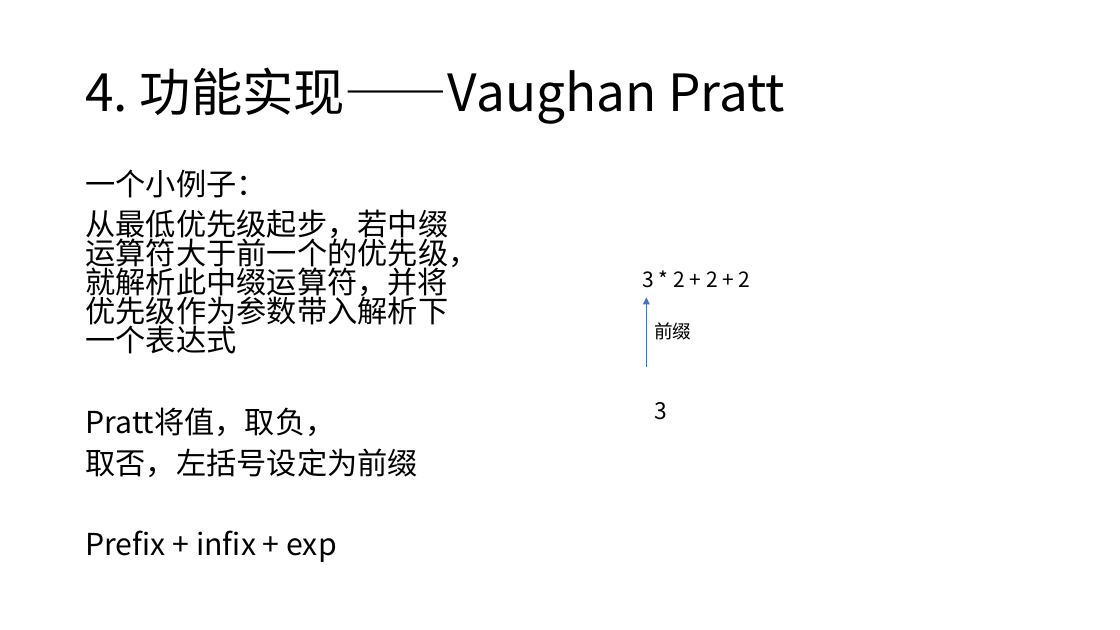
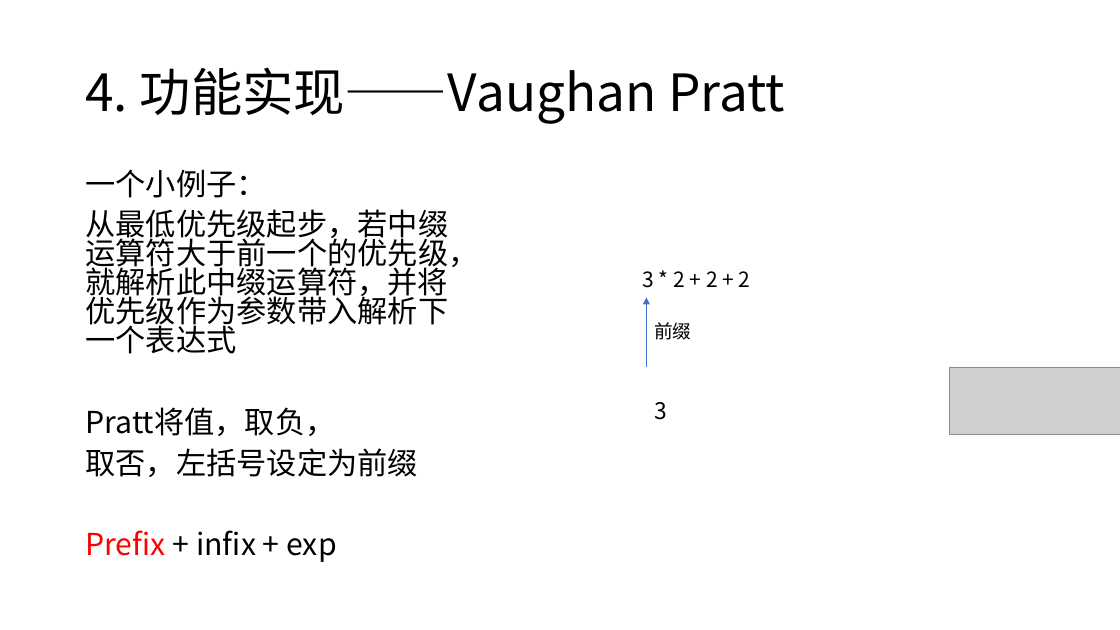
Before and after one commit to Blackteaxx/PythonDataAnalyze, a slide deck: slide 14 of Blakcteaxx/Clox.pptx (slide 17 before the commit). Drawn at 1120x630 pixels with LibreOffice and Linux fonts; fonts in the diff are those of the drawing; grey boxes stand for pictures. Boxes give left, top, right and bottom in pixels: in the first picture for what was removed or moved away, otherwise in the second. Text is boxed around its words. In the diff, an @@ line names an element or a change of style, - is before the commit and + after.

```diff
--- a/Blakcteaxx/Clox.pptx
+++ b/Blakcteaxx/Clox.pptx
@@ picture added at [950, 367, 1120, 435] @@
@@ text at [85, 530, 336, 562]: text colour #000000 to #FF0000 in "Prefix" @@
```
Also in this commit, not shown: 17 other slides changed, 2 slides added, 2 slides removed, 20 other files.
